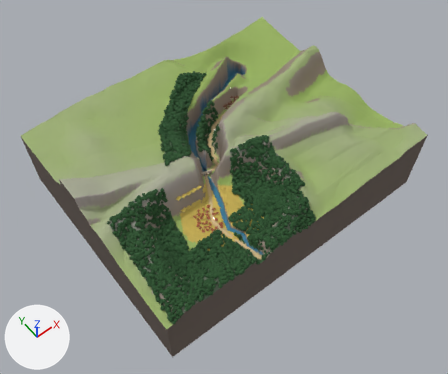
The Blender file tools/blends/owdraft-embercorridor.blend as it was, and as the next commit left it.
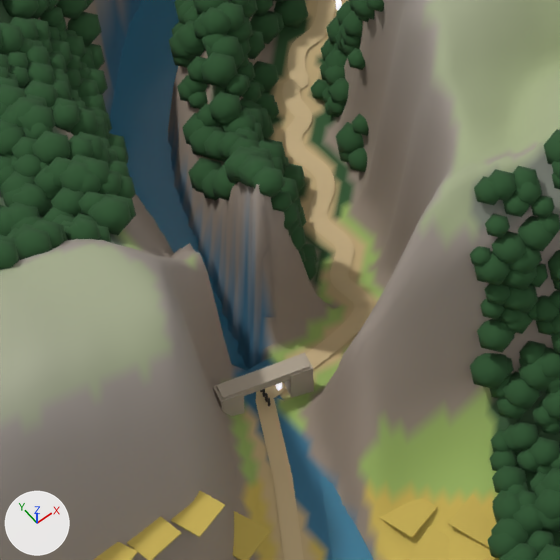
Each version appears first whole from a 50 mm lens placed at (-218.0, -281.0, 515.0), pointed at (-17.0, -24.0, 1.0), and next in a close-up on the part from 39% to 54% of the width and 35% to 52% of the height. The lights are fixed; the arrows at lower left show +X, +Y and +Z. The last two pictures show the newer version.

Names of what the first close-up shows: 'lm_emberbrook_fields__draft', 'lm_oldgate__draft', 'lm_oldgate_bars__draft', 'terrain__draft', 'veg_canopy__draft', 'walk_road__draft', 'water_river__draft' and 1 more.
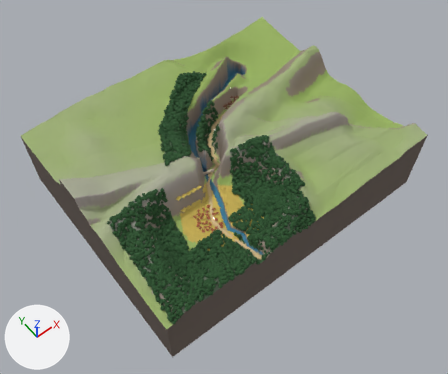
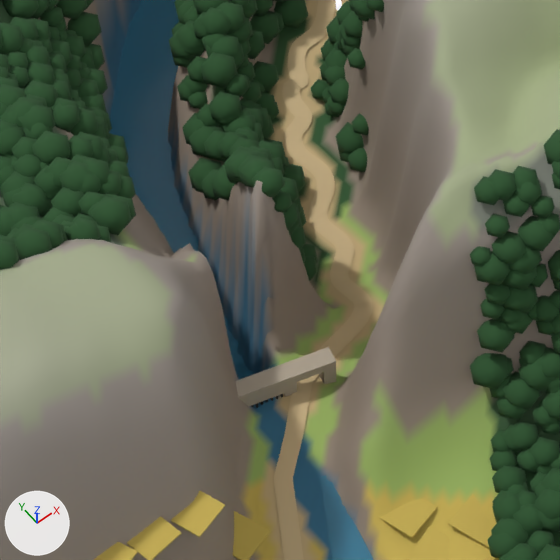
What changed in the scene script:
```text
Change me_terrain__draft:
    where me_terrain__draft.from_pydata(...)  # 50451 vertices, 50000 faces; spans x -150.0..150.0, y -120.0..120.0, z -6.0..71.0
    used by ob_terrain__draft; location = (0.0, 0.0, 0.0)
    me_terrain__draft part 1: 216 of 50451 vertices moved; they spanned x -44.0..-14.0, y -30.0..-5.0, z 23.0..56.0 and now span x -44.0..-14.0, y -30.0..-5.0, z 19.0..57.0; mean shift (0.0, 0.0, 1.0); largest move (-37.0, -13.0, 34.0) -> (-37.0, -13.0, 45.0)
    me_terrain__draft part 2: vertex colours changed
Change me_walk_road__draft:
    used by ob_walk_road__draft; location = (0.0, 0.0, 0.0)
    remove me_walk_road__draft.from_pydata(...)  # 654 vertices, 326 faces; spans x -59.0..57.0, y -116.0..49.0, z 12.0..34.0
    add me_walk_road__draft.from_pydata(...)  # 648 vertices, 323 faces; spans x -59.0..57.0, y -116.0..49.0, z 12.0..34.0
    me_walk_road__draft part 3: 32 vertices moved within x -37.0..-22.0, y -25.0..-13.0, z 26.0..29.0; 24 vertices removed from x -37.0..-22.0, y -24.0..-13.0, z 26.0..29.0; 18 vertices added at x -36.0..-22.0, y -26.0..-14.0, z 27.0..29.0
    other edits to the shape of me_walk_road__draft do not show in these pictures
Change me_lm_oldgate__draft:
    used by ob_lm_oldgate__draft; location = (0.0, 0.0, 0.0)
    remove me_lm_oldgate__draft.from_pydata(...)  # 24 vertices, 18 faces; spans x -37.41..-26.59, y -18.35..-13.65, z 27.6..32.5
    add me_lm_oldgate__draft.from_pydata(...)  # 40 vertices, 30 faces; spans x -40.0..-24.0, y -18.91..-13.09, z 25.21..31.8
    me_lm_oldgate__draft part 4: the loose piece of 8 vertices spanning x -37.41..-34.35, y -16.41..-13.65, z 27.6..32.2 is deleted
    me_lm_oldgate__draft part 5: 16 vertices removed from x -37.07..-26.59, y -18.35..-13.91, z 27.6..32.5; 40 vertices added at x -40.0..-24.0, y -18.91..-13.09, z 25.21..31.8
Add me_lm_oldgate_grate__draft:
    me_lm_oldgate_grate__draft.from_pydata(...)  # 56 vertices, 42 faces; spans x -33.99..-30.01, y -17.36..-14.64, z 27.31..29.31
    me_lm_oldgate_grate__draft.materials.append(mat_m_bars__draft)  # dark grey #312c28
Remove ob_lm_oldgate_bars__draft:
    ob_lm_oldgate_bars__draft = bpy.data.objects.new('lm_oldgate_bars__draft', me_lm_oldgate_bars__draft)
    ob_lm_oldgate_bars__draft.location = (0.0, 0.0, 0.0)
Add ob_lm_oldgate_grate__draft:
    ob_lm_oldgate_grate__draft = bpy.data.objects.new('lm_oldgate_grate__draft', me_lm_oldgate_grate__draft)
    ob_lm_oldgate_grate__draft.location = (0.0, 0.0, 0.0)
```

Boxes (x1, y1, x2, y2) around the edits, measured in the close-ups (560 x 560 px; the box of a moved part takes in the faces that stretch with it):
'terrain__draft', reshaped, recoloured: (0, 0, 560, 560) in both
'walk_road__draft', reshaped: before (256, 0, 373, 560); after (274, 0, 373, 560)
'lm_oldgate__draft', reshaped: before (213, 353, 314, 416); after (236, 347, 337, 406)
'lm_oldgate_bars__draft', deleted: before (260, 389, 270, 407)
'lm_oldgate_grate__draft', added (mostly hidden): after (251, 394, 283, 408)
part 1 of me_terrain__draft, moved or reshaped: before (149, 184, 433, 471); after (149, 180, 433, 471)
part 3 of me_walk_road__draft, moved or reshaped: before (256, 338, 341, 474); after (276, 339, 344, 474)
part 4 of me_lm_oldgate__draft, deleted (beige): before (213, 378, 245, 416)
part 5 of me_lm_oldgate__draft, reshaped: before (216, 353, 314, 399); after (236, 347, 337, 406)
